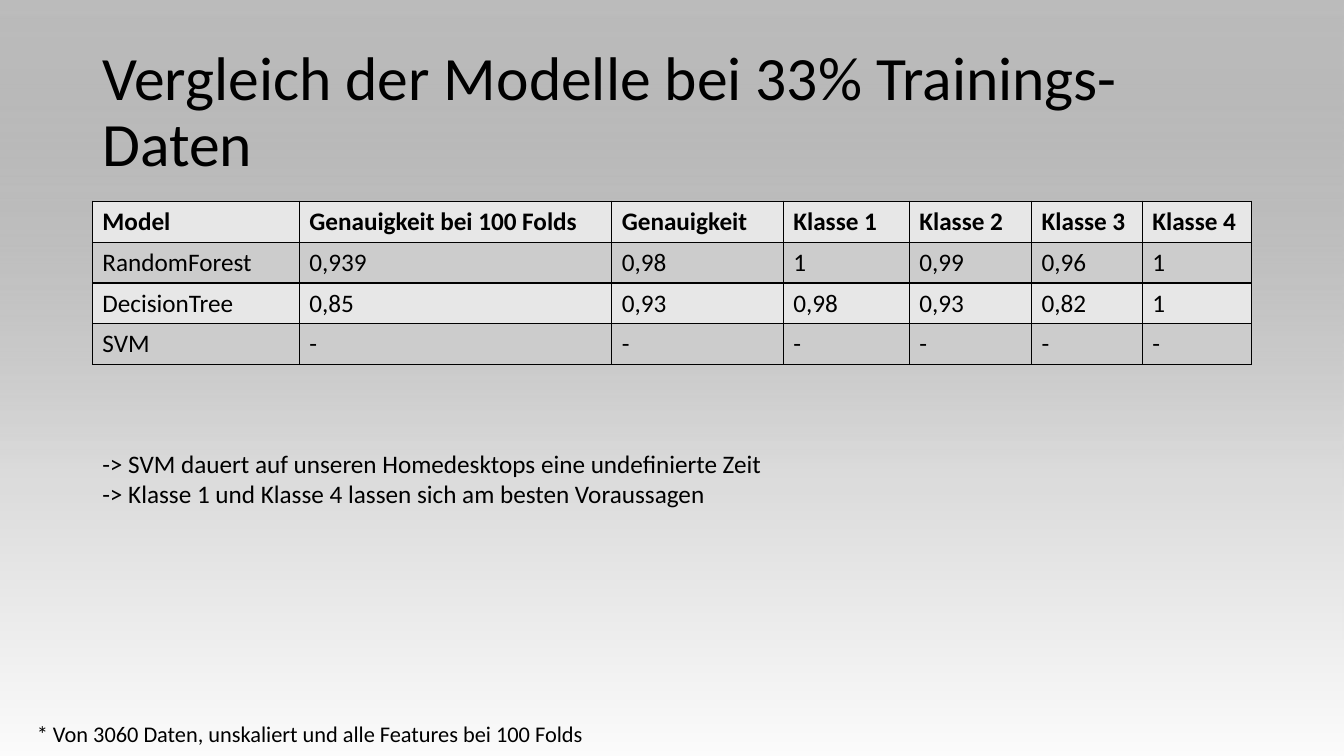
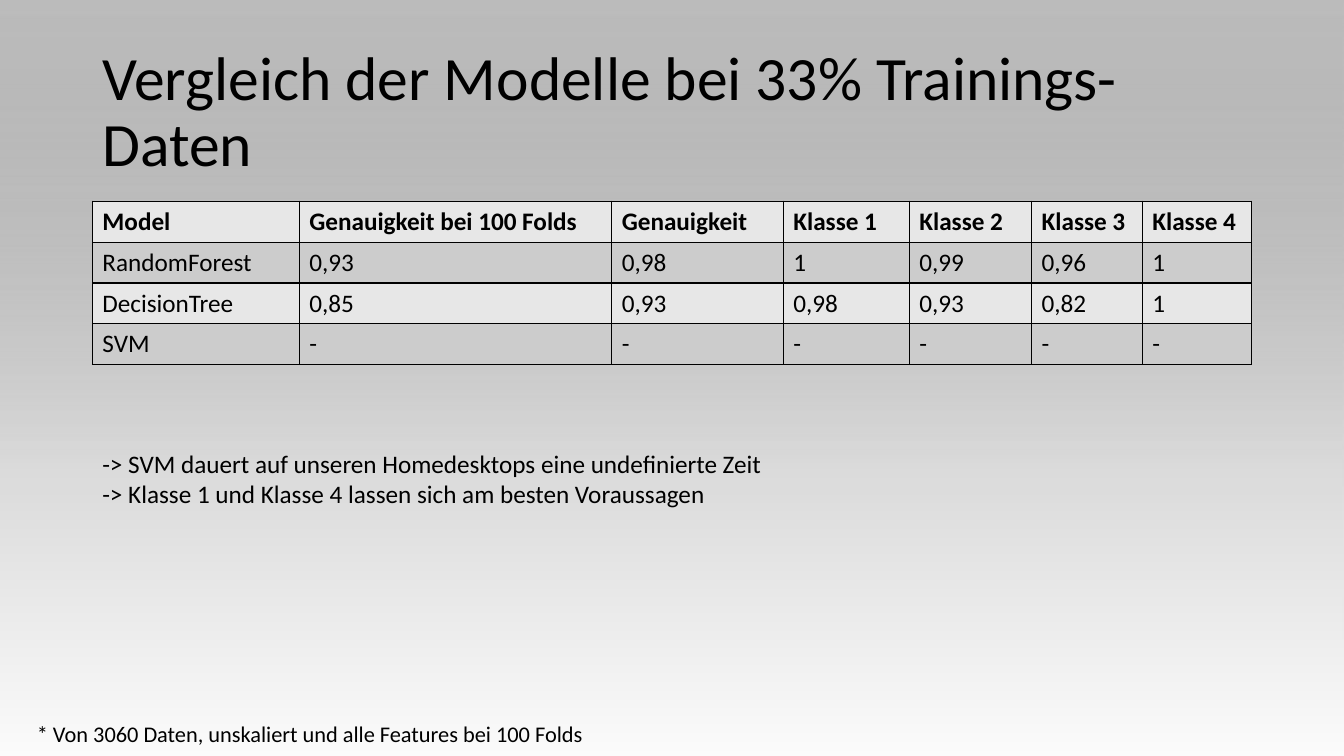
Before and after one commit to Waffenfliege/MLProject-UnknownData, a slide deck: slide 6 of Präsentation ML HARB.pptx. Drawn at 1344x756 pixels with LibreOffice and Linux fonts; fonts in the diff are those of the drawing. Boxes give left, top, right and bottom in pixels: in the first picture for what was removed or moved away, otherwise in the second. Text is boxed around its words. In the diff, an @@ line names an element or a change of style, - is before the commit and + after.

```diff
--- a/Präsentation ML HARB.pptx
+++ b/Präsentation ML HARB.pptx
@@ table at [93, 202, 1251, 365] @@
-row 2, column 2: 0,939
+row 2, column 2: 0,93
```
Also in this commit, not shown: 1 other slide changed.
